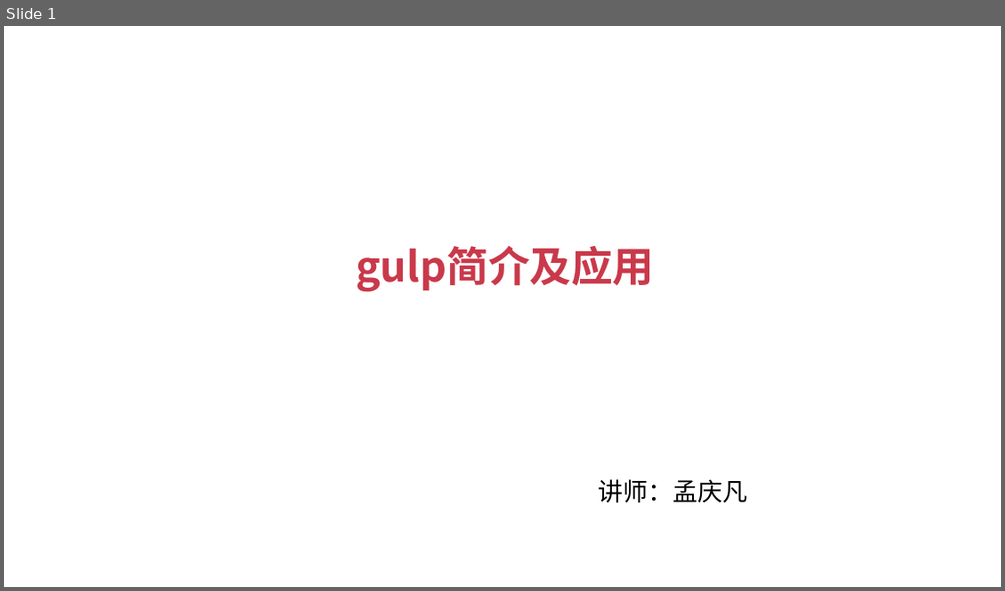
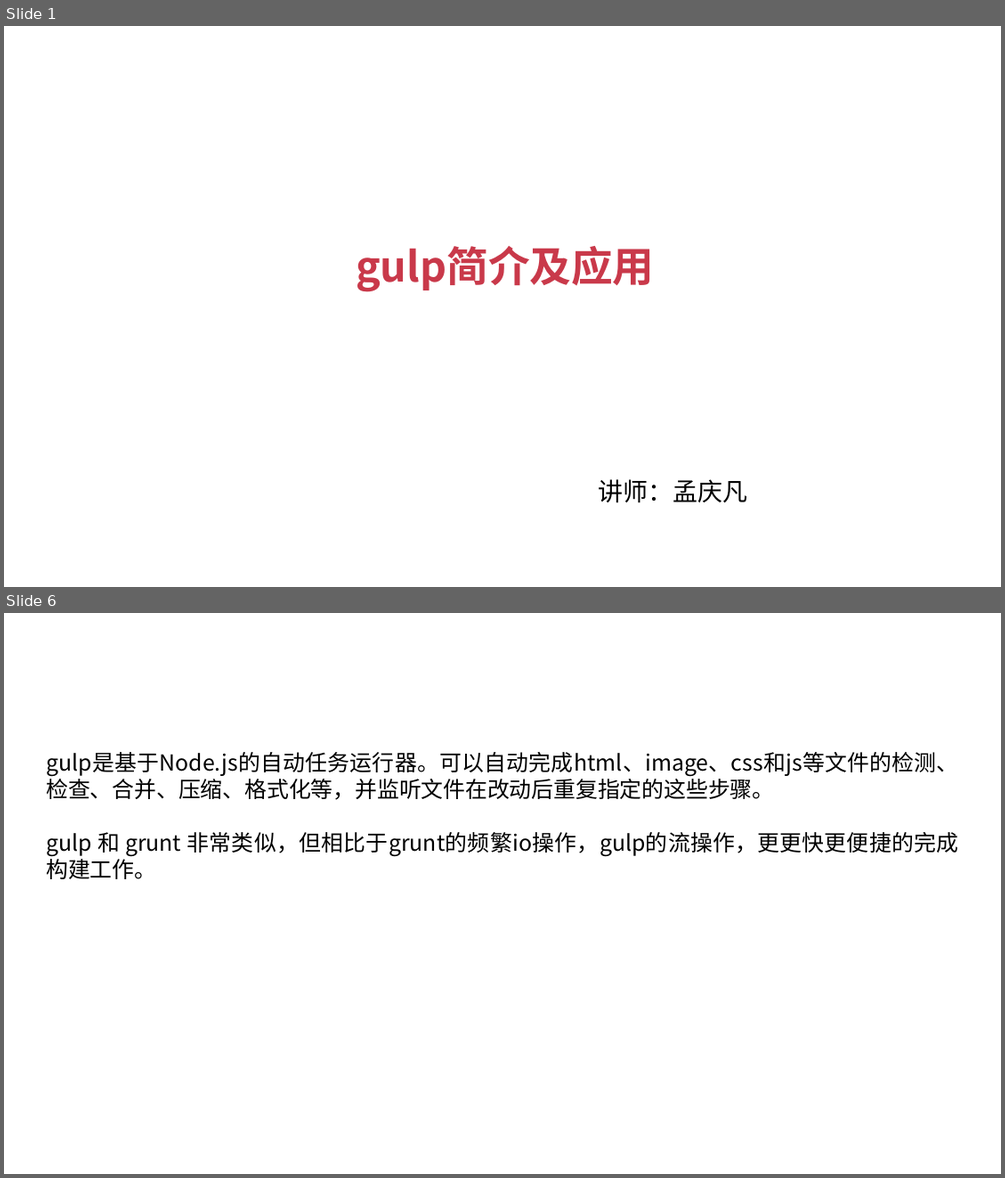
Before and after one commit to JSFFZL/Courseware-PPT, a slide deck: gulp.pptx. Shown one above the other, each under a label of ours: slide 1 before the commit, slides 1 and 6 after it; the slides between them are not shown. The pictures are 1005x591 and 1005x1178 pixels, drawn with LibreOffice and Linux fonts; fonts in the diff are those of the drawing; background and template pictures are left out. Boxes give left, top, right and bottom in pixels: in the first picture for what was removed or moved away, otherwise in the second. Text is boxed around its words. In the diff, an @@ line names an element or a change of style, - is before the commit and + after.

```diff
--- a/gulp.pptx
+++ b/gulp.pptx
@@ slide 6 added at (4,613,1001,1174), background #FFFFFF @@
@@ text added at (46,752,959,879), 16 pt, text #000000 @@
+gulp是基于Node.js的自动任务运行器。可以自动完成html、image、css和js等文件的检测、检查、合并、压缩、格式化等，并监听文件在改动后重复指定的这些步骤。
+gulp 和 grunt 非常类似，但相比于grunt的频繁io操作，gulp的流操作，更更快更便捷的完成构建工作。
```
Also in this commit, not shown: 1 slide changed, 6 other slides added, 1 other file.
